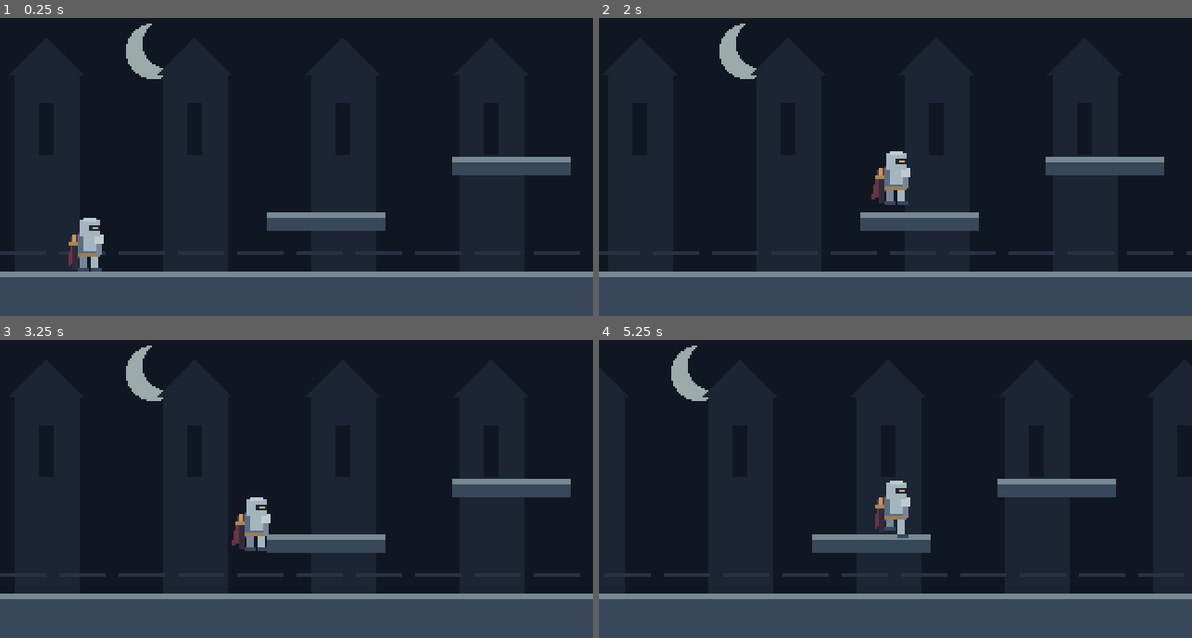
Above: before the commit, frames 1-4 (two rows, left to right).
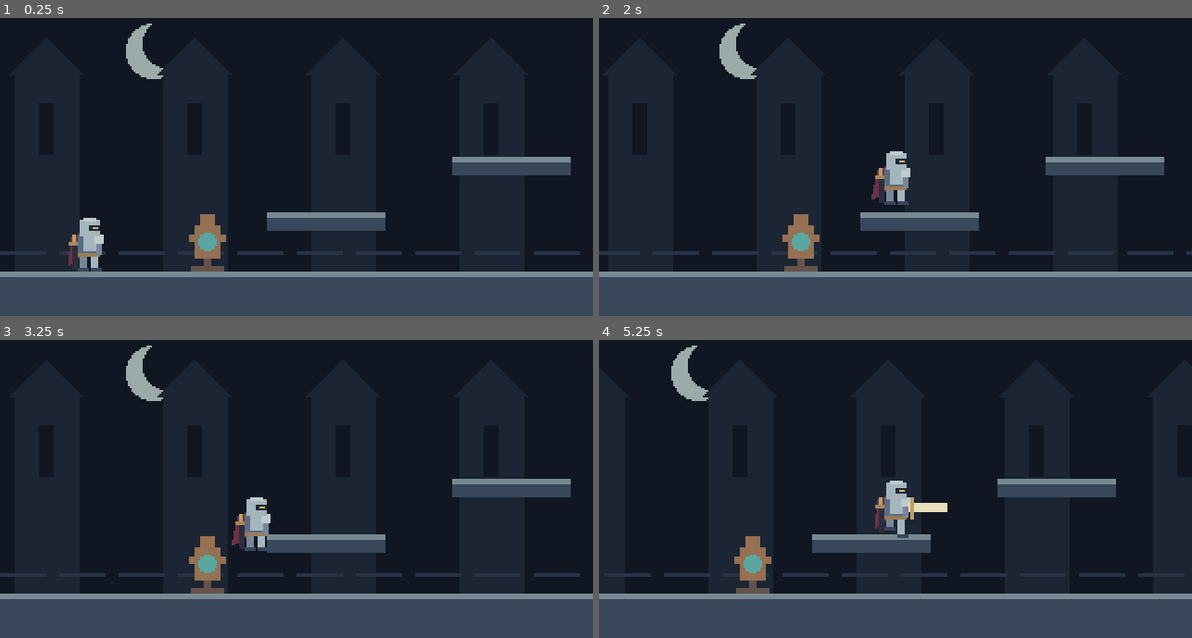
Above: after the commit, the same moments.

Repository: spiritstonesrafa-ux/Cinzas-do-Jugamento
Game: Godot game, scene res://scenes/main.tscn
Two runs of this game, one before a commit and one after it. Both use one fixed random seed, a clock stepped at 60 frames per second and the inputs below.
Inputs:
- Up to frame 1 (0.25 s): no input
- Up to frame 2 (2 s): tap Enter at 0.5 s; hold D (move_right) from 0.53 s (still down); tap J (attack, bound only after the commit) at 0.6, 1.55 s; tap Space (jump) at 0.77, 0.8, 1.07, 1.35, 1.52, 1.82 s
- Up to frame 3 (3.25 s): release D (move_right) at 2.03 s; hold A (move_left) 2.03-2.78 s; tap J (attack, bound only after the commit) at 2.1, 2.85 s; tap Space (jump) at 2.3, 3.02 s; hold D (move_right) from 2.78 s (still down)
- Up to frame 4 (5.25 s): tap Space (jump) at 3.32, 3.6, 3.77, 4.07, 4.52, 4.82 s; release D (move_right) at 4.28 s; hold A (move_left) 4.28-5.03 s; tap J (attack, bound only after the commit) at 4.35, 5.1 s; hold D (move_right) from 5.03 s (still down)

The runs differ from the first frame. In frame 1, 0.8% of the frame differs, in the area x 31-39%, y 65-86%; in frame 2, 0.8%; in frame 3, 0.8%; in frame 4, 1.0%, in the area x 22-59%, y 52-86%.

Commit message:
feat(m1): adiciona combate basico com espada homologado
Adiciona ataque com J, preparacao, janela ativa e recuperacao, hitbox
separada com direcao fixa, acerto unico por alvo e bloqueio por paredes.
Inclui alvo estatico reutilizavel, feedback visual, cancelamento apos
queda, testes de combate e documentacao; preserva a movimentacao M0.

Homologacao manual informada pelo responsavel: tudo passou, sem falhas
relatadas. Aprovados ataque e recuperacao, acerto unico e golpes
consecutivos, direcao, alcance, paredes, visual da espada, feedback,
cancelamento apos queda e regressao das funcionalidades do M0.

Preserva resultados anteriores: 14 verificacoes M0 e 36 M1 sem falhas,
com diagnosticos de ambiente documentados. Engine nao reexecutada nesta
etapa; apenas README e relatorio M1 atualizados para a homologacao.
M2 permanece nao iniciado. Sem push, exportacao ou publicacao.

Diff:
--- a/project.godot
+++ b/project.godot
@@ -31,6 +31,11 @@
 
 [input]
 
+attack={
+"deadzone": 0.2,
+"events": [Object(InputEventKey,"physical_keycode":74)]
+}
+
 move_left={
 "deadzone": 0.2,
 "events": [Object(InputEventKey,"resource_local_to_scene":false,"resource_name":"","device":16,"window_id":0,"alt_press …(190 unchanged characters)…
@@ -55,6 +60,8 @@
 
 2d_physics/layer_1="World"
 2d_physics/layer_2="Player"
+2d_physics/layer_3="SwordAttack"
+2d_physics/layer_4="TrainingTarget"
 
 [rendering]
 
--- a/scenes/levels/prototype_stage.tscn
+++ b/scenes/levels/prototype_stage.tscn
@@ -1,8 +1,9 @@
-[gd_scene load_steps=12 format=3]
+[gd_scene load_steps=13 format=3]
 
 [ext_resource type="Script" path="res://scripts/levels/prototype_stage.gd" id="1_stage"]
 [ext_resource type="PackedScene" path="res://scenes/player/knight.tscn" id="2_knight"]
 [ext_resource type="Script" path="res://scripts/levels/stage_visual.gd" id="3_visual"]
+[ext_resource type="PackedScene" path="res://scenes/targets/training_target.tscn" id="4_target"]
 
 [sub_resource type="RectangleShape2D" id="Shape_FloorWest"]
 size = Vector2(560, 100)
@@ -175,6 +176,9 @@
 [node name="Spawn" type="Marker2D" parent="."]
 position = Vector2(48, 156)
 
+[node name="TrainingTarget" parent="." instance=ExtResource("4_target")]
+position = Vector2(112, 156)
+
 [node name="Knight" parent="." instance=ExtResource("2_knight")]
 position = Vector2(48, 156)
 
--- a/scenes/player/knight.tscn
+++ b/scenes/player/knight.tscn
@@ -1,10 +1,14 @@
-[gd_scene load_steps=4 format=3]
+[gd_scene load_steps=6 format=3]
 
 [ext_resource type="Script" path="res://scripts/player/knight_controller.gd" id="1_controller"]
 [ext_resource type="Script" path="res://scripts/player/knight_visual.gd" id="2_visual"]
+[ext_resource type="Script" path="res://scripts/player/sword_attack.gd" id="3_attack"]
 
 [sub_resource type="RectangleShape2D" id="Shape_body"]
 size = Vector2(12, 24)
+
+[sub_resource type="RectangleShape2D" id="Shape_attack"]
+size = Vector2(22, 14)
 
 [node name="Knight" type="CharacterBody2D"]
 collision_layer = 2
@@ -18,3 +22,17 @@
 
 [node name="Visual" type="Node2D" parent="."]
 script = ExtResource("2_visual")
+
+[node name="SwordAttack" type="Node2D" parent="."]
+script = ExtResource("3_attack")
+
+[node name="Hitbox" type="Area2D" parent="SwordAttack"]
+position = Vector2(17, -14)
+collision_layer = 4
+collision_mask = 8
+monitoring = false
+monitorable = false
+
+[node name="CollisionShape2D" type="CollisionShape2D" parent="SwordAttack/Hitbox"]
+shape = SubResource("Shape_attack")
+disabled = true
--- /dev/null
+++ b/scenes/targets/training_target.tscn
@@ -0,0 +1,16 @@
+[gd_scene load_steps=3 format=3]
+
+[ext_resource type="Script" path="res://scripts/targets/training_target.gd" id="1_target"]
+
+[sub_resource type="RectangleShape2D" id="Shape_target"]
+size = Vector2(14, 24)
+
+[node name="TrainingTarget" type="Area2D"]
+collision_layer = 8
+collision_mask = 4
+monitoring = false
+script = ExtResource("1_target")
+
+[node name="CollisionShape2D" type="CollisionShape2D" parent="."]
+position = Vector2(0, -17)
+shape = SubResource("Shape_target")
--- a/scripts/player/knight_controller.gd
+++ b/scripts/player/knight_controller.gd
@@ -1,6 +1,6 @@
 class_name KnightController
 extends CharacterBody2D
-## Movement only. The sword has no gameplay behavior in M0.
+## M0 movement with an independent local M1 sword cycle.
 
 enum MovementState { IDLE, RUN, JUMP, FALL }
 
@@ -19,6 +19,7 @@
 var _buffer_remaining: float = 0.0
 
 @onready var visual: Node2D = $Visual
+@onready var sword_attack: SwordAttack = $SwordAttack
 
 func _physics_process(delta: float) -> void:
 	if is_on_floor():
@@ -44,6 +45,8 @@
 		_buffer_remaining = 0.0
 
 	move_and_slide()
+	sword_attack.tick(delta, is_on_floor(), facing)
+	visual.scale.x = float(facing if sword_attack.phase == SwordAttack.Phase.NEUTRAL else sword_attack.direction)
 	_update_state()
 	visual.queue_redraw()
 
@@ -54,6 +57,7 @@
 		state = MovementState.RUN if absf(velocity.x) > 0.1 else MovementState.IDLE
 
 func reset_to(spawn_position: Vector2) -> void:
+	sword_attack.cancel()
 	global_position = spawn_position
 	velocity = Vector2.ZERO
 	_coyote_remaining = 0.0
--- /dev/null
+++ b/scripts/player/sword_attack.gd
@@ -0,0 +1,96 @@
+class_name SwordAttack
+extends Node2D
+## Local M1 attack cycle. Physics queries include overlaps on the first active tick.
+
+enum Phase { NEUTRAL, WINDUP, ACTIVE, RECOVERY }
+
+@export_range(0.01, 1.0, 0.01) var windup_duration: float = 0.10
+@export_range(0.01, 1.0, 0.01) var active_duration: float = 0.10
+@export_range(0.01, 1.0, 0.01) var recovery_duration: float = 0.20
+
+var phase: Phase = Phase.NEUTRAL
+var direction: int = 1
+var _remaining: float = 0.0
+var _hit_targets: Array[int] = []
+
+@onready var hitbox: Area2D = $Hitbox
+@onready var hit_shape: CollisionShape2D = $Hitbox/CollisionShape2D
+
+func tick(delta: float, grounded: bool, facing: int) -> void:
+	# Check input before advancing the cycle: presses during recovery are discarded.
+	if phase == Phase.NEUTRAL:
+		if grounded and Input.is_action_just_pressed("attack"):
+			direction = facing
+			hitbox.position.x = 17.0 * direction
+			_hit_targets.clear()
+			phase = Phase.WINDUP
+			_remaining = windup_duration
+	else:
+		_remaining -= delta
+		if _remaining <= 0.00001:
+			match phase:
+				Phase.WINDUP:
+					phase = Phase.ACTIVE
+					_remaining += active_duration
+				Phase.ACTIVE:
+					phase = Phase.RECOVERY
+					_remaining += recovery_duration
+				Phase.RECOVERY:
+					cancel()
+	# No monitoring callbacks or cached overlap list: the query uses this tick's transform.
+	hit_shape.disabled = phase != Phase.ACTIVE
+	if phase == Phase.ACTIVE:
+		_find_hits()
+	queue_redraw()
+
+func cancel() -> void:
+	phase = Phase.NEUTRAL
+	_remaining = 0.0
+	_hit_targets.clear()
+	direction = 1
+	hit_shape.disabled = true
+	queue_redraw()
+
+func _find_hits() -> void:
+	var query: PhysicsShapeQueryParameters2D = PhysicsShapeQueryParameters2D.new()
+	query.shape = hit_shape.shape
+	query.transform = hit_shape.global_transform
+	query.collision_mask = hitbox.collision_mask
+	query.collide_with_areas = true
+	query.collide_with_bodies = false
+	var space: PhysicsDirectSpaceState2D = get_world_2d().direct_space_state
+	for result: Dictionary in space.intersect_shape(query):
+		var target: TrainingTarget = result["collider"] as TrainingTarget
+		if target == null or _hit_targets.has(target.get_instance_id()):
+			continue
+		if (target.global_position.x - global_position.x) * direction <= 0.0:
+			continue
+		if _blocked_by_world(space, target.global_position.x):
+			continue
+		_hit_targets.append(target.get_instance_id())
+		target.receive_hit()
+
+func _blocked_by_world(space: PhysicsDirectSpaceState2D, target_x: float) -> bool:
+	# Conservative blade corridor, not just a ray: even thin/corner walls block.
+	var corridor: RectangleShape2D = RectangleShape2D.new()
+	corridor.size = Vector2(absf(target_x - global_position.x), 14.0)
+	var query: PhysicsShapeQueryParameters2D = PhysicsShapeQueryParameters2D.new()
+	query.shape = corridor
+	query.transform = Transform2D(0.0, Vector2((global_position.x + target_x) * 0.5, global_position.y - 14.0))
+	query.collision_mask = 1 # World only; player and targets never block the blade.
+	return not space.intersect_shape(query, 1).is_empty()
+
+func _draw() -> void:
+	if phase == Phase.NEUTRAL:
+		return
+	draw_set_transform(Vector2.ZERO, 0.0, Vector2(float(direction), 1.0))
+	match phase:
+		Phase.WINDUP:
+			draw_rect(Rect2(5, -31, 3, 18), Color("a5b5bd"))
+			draw_rect(Rect2(2, -15, 9, 2), Color("c49b60"))
+		Phase.ACTIVE:
+			draw_rect(Rect2(7, -17, 21, 5), Color("e6dfba"))
+			draw_rect(Rect2(8, -20, 2, 12), Color("c49b60"))
+		Phase.RECOVERY:
+			draw_line(Vector2(6, -12), Vector2(22, -3), Color("778798"), 3.0)
+			draw_rect(Rect2(5, -15, 3, 7), Color("9a7d59"))
--- /dev/null
+++ b/scripts/targets/training_target.gd
@@ -0,0 +1,30 @@
+class_name TrainingTarget
+extends Area2D
+## Non-solid practice dummy: hit feedback only, no health or offensive behavior.
+
+@export var flash_duration: float = 0.14
+var hit_count: int = 0
+var flash_remaining: float = 0.0
+
+func receive_hit() -> void:
+	hit_count += 1
+	flash_remaining = flash_duration
+	queue_redraw()
+
+func _physics_process(delta: float) -> void:
+	if flash_remaining > 0.0:
+		flash_remaining = maxf(0.0, flash_remaining - delta)
+		queue_redraw()
+
+func _draw() -> void:
+	var flashing: bool = flash_remaining > 0.0
+	var wood: Color = Color("efd99b") if flashing else Color("957052")
+	draw_rect(Rect2(-2, -29, 4, 29), Color("65534b"))
+	draw_rect(Rect2(-9, -3, 18, 3), Color("65534b"))
+	draw_rect(Rect2(-7, -25, 14, 18), wood)
+	draw_rect(Rect2(-10, -20, 20, 4), wood)
+	draw_circle(Vector2(0, -16), 5.0, Color("fff5d6") if flashing else Color("5ba6a0"))
+	draw_rect(Rect2(-4, -31, 8, 6), wood)
+	if flashing:
+		draw_line(Vector2(-11, -28), Vector2(-15, -32), Color("fff5d6"), 1.0)
+		draw_line(Vector2(11, -28), Vector2(15, -32), Color("fff5d6"), 1.0)
--- /dev/null
+++ b/tests/combat_test.gd
@@ -0,0 +1,194 @@
+extends SceneTree
+## Real physics/input regression for M1. Does not certify manual playtesting.
+
+var _failures: int = 0
+var _checks: int = 0
+var _main: Node
+var _stage: Node2D
+var _knight: KnightController
+var _attack: SwordAttack
+var _target: TrainingTarget
+
+func _initialize() -> void:
+	_run.call_deferred()
+
+func _frames(count: int) -> void:
+	for frame: int in range(count):
+		await physics_frame
+		await process_frame
+
+func _check(condition: bool, description: String) -> void:
+	_checks += 1
+	if condition:
+		print("PASS: ", description)
+	else:
+		_failures += 1
+		push_error("FAIL: " + description)
+
+func _place(offset: float = 24.0, facing: int = 1) -> void:
+	for action: String in ["attack", "jump", "move_left", "move_right"]:
+		Input.action_release(action)
+	_knight.reset_to(Vector2(450, 156))
+	_knight.facing = facing
+	_target.position = Vector2(450 + offset, 156)
+	_target.hit_count = 0
+	_target.flash_remaining = 0.0
+	await _frames(3)
+
+func _press_attack() -> void:
+	Input.action_press("attack")
+	await _frames(1)
+	Input.action_release("attack")
+
+func _swing() -> void:
+	await _press_attack()
+	await _frames(30)
+
+func _run() -> void:
+	_main = (load("res://scenes/main.tscn") as PackedScene).instantiate()
+	root.add_child(_main)
+	_stage = _main.get_node("PrototypeStage") as Node2D
+	_knight = _stage.get_node("Knight") as KnightController
+	_attack = _knight.sword_attack
+	_target = _stage.get_node("TrainingTarget") as TrainingTarget
+	await _place()
+	_check(_attack.hit_shape.disabled, "Hitbox disabled at rest")
+	_check(_target.collision_layer == 8 and _attack.hitbox.collision_mask == 8, "Explicit attack/target collision filtering")
+	await _press_attack()
+	_check(_attack.phase == SwordAttack.Phase.WINDUP, "Press starts windup")
+	var saw_active: bool = false
+	var saw_recovery: bool = false
+	var gates_correct: bool = true
+	var windup_safe: bool = true
+	var active_hit: bool = false
+	for frame: int in range(30):
+		gates_correct = gates_correct and (_attack.hit_shape.disabled == (_attack.phase != SwordAttack.Phase.ACTIVE))
+		if _attack.phase == SwordAttack.Phase.WINDUP:
+			windup_safe = windup_safe and _target.hit_count == 0
+		if _attack.phase == SwordAttack.Phase.ACTIVE:
+			if not saw_active:
+				active_hit = _target.hit_count == 1
+			saw_active = true
+		if _attack.phase == SwordAttack.Phase.RECOVERY:
+			saw_recovery = true
+		await _frames(1)
+	_check(gates_correct and saw_active and saw_recovery, "Shape enabled only during active phase; full cycle completes")
+	_check(windup_safe, "Windup cannot hit")
+	_check(active_hit and _target.hit_count == 1, "Already-overlapping target hit on activation, exactly once per swing")
+	_check(_attack.phase == SwordAttack.Phase.NEUTRAL, "Recovery returns to neutral")
+	await _press_attack()
+	await _frames(7)
+	_check(_target.hit_count == 2 and _target.flash_remaining > 0.0, "Next swing hits again and restarts feedback")
+	await _frames(25)
+
+	await _place()
+	Input.action_press("attack")
+	await _frames(80)
+	_check(_target.hit_count == 1 and _attack.phase == SwordAttack.Phase.NEUTRAL, "Held attack never auto-repeats")
+	Input.action_release("attack")
+	await _frames(2)
+	await _swing()
+	_check(_target.hit_count == 2, "Release and fresh press permit another swing")
+
+	await _place()
+	await _press_attack()
+	await _press_attack() # Second press during preparation must be discarded.
+	await _frames(13)
+	_check(_attack.phase == SwordAttack.Phase.RECOVERY, "Repeated windup press did not restart the attack")
+	await _press_attack() # No recovery queue.
+	await _frames(40)
+	_check(_target.hit_count == 1 and _attack.phase == SwordAttack.Phase.NEUTRAL, "Simultaneous/recovery presses neither restart nor queue attacks")
+	await _place()
+	await _press_attack()
+	await _frames(7)
+	await _press_attack()
+	await _frames(30)
+	_check(_target.hit_count == 1 and _attack.phase == SwordAttack.Phase.NEUTRAL, "Active-window press cannot restart or queue a swing")
+
+	await _place(-24.0, -1)
+	await _swing()
+	_check(_target.hit_count == 1, "Left-facing sword hits target on left")
+	await _place(-24.0, 1)
+	await _swing()
+	_check(_target.hit_count == 0, "Target behind player receives no hit")
+	await _place(50.0)
+	await _swing()
+	_check(_target.hit_count == 0, "Target beyond reach receives no hit")
+
+	await _place()
+	await _press_attack()
+	Input.action_press("move_left")
+	await _frames(7)
+	_check(_knight.facing == -1 and _attack.direction == 1 and _knight.visual.scale.x == 1.0, "Turning movement does not turn sword or attack pose")
+	_check(_attack.hitbox.position.x > 0.0, "Hitbox retains starting side")
+	Input.action_release("move_left")
+	await _frames(30)
+
+	await _place()
+	var wall: StaticBody2D = StaticBody2D.new()
+	wall.collision_layer = 1
+	var shape: CollisionShape2D = CollisionShape2D.new()
+	var rectangle: RectangleShape2D = RectangleShape2D.new()
+	rectangle.size = Vector2(2, 40)
+	shape.shape = rectangle
+	wall.add_child(shape)
+	wall.position = Vector2(460, 136)
+	_stage.add_child(wall)
+	await _frames(3)
+	await _swing()
+	_check(_target.hit_count == 0, "Thin solid wall blocks sword hits")
+	rectangle.size = Vector2(2, 2)
+	await _frames(3)
+	await _swing()
+	_check(_target.hit_count == 0, "Obstacle at blade edge blocks hits even off the center ray")
+	wall.queue_free()
+	await _frames(3)
+	await _swing()
+	_check(_target.hit_count == 1, "Same target is hittable after wall removal")
+
+	await _place(50.0)
+	await _press_attack()
+	await _frames(13) # Recovery: move a fresh target into the hitbox.
+	_target.position.x = 474
+	await _frames(20)
+	_check(_target.hit_count == 0, "Recovery overlap cannot produce a hit")
+	await _place()
+	_target.position.x = 510
+	await _press_attack()
+	await _frames(8)
+	_target.position.x = 474
+	await _frames(3)
+	_check(_target.hit_count == 1, "Target entering during active window also receives one hit")
+
+	await _place()
+	_knight.reset_to(Vector2(450, 80))
+	await _frames(3)
+	await _press_attack()
+	_check(_attack.phase == SwordAttack.Phase.NEUTRAL, "Cannot start attack in air")
+	await _frames(50)
+	_check(_attack.phase == SwordAttack.Phase.NEUTRAL, "Airborne press does not queue on landing")
+	await _place()
+	await _press_attack()
+	Input.action_press("jump")
+	await _frames(1)
+	Input.action_release("jump")
+	_check(_knight.velocity.y < 0.0 and _attack.phase != SwordAttack.Phase.NEUTRAL, "Jump is preserved and ground-started swing continues in air")
+	await _frames(35)
+	_check(_attack.phase == SwordAttack.Phase.NEUTRAL, "Airborne cycle finishes normally")
+
+	for delay: int in [0, 7, 14]:
+		await _place()
+		await _press_attack()
+		await _frames(delay)
+		_knight.position.y = 225
+		await _frames(1)
+		_check(_attack.phase == SwordAttack.Phase.NEUTRAL and _attack.hit_shape.disabled, "Fall return cancels phase at delay %d" % delay)
+		_check(_knight.position.distance_to(Vector2(48, 156)) < 0.1 and _knight.velocity == Vector2.ZERO, "Fall return restores safe spawn and zero velocity")
+		_target.position = Vector2(72, 156)
+		var hits_before: int = _target.hit_count
+		await _frames(30)
+		_check(_target.hit_count == hits_before, "No ghost hits after fall cancellation")
+	_main.queue_free()
+	await _frames(1)
+	print("M1 checks: ", _checks, "; failures: ", _failures)
+	quit(0 if _failures == 0 else 1)
Not shown, added: scripts/player/sword_attack.gd.uid
Not shown, added: scripts/targets/training_target.gd.uid
Not shown, added: tests/combat_test.gd.uid
Not shown, added: tests/VALIDACAO_M1.md
